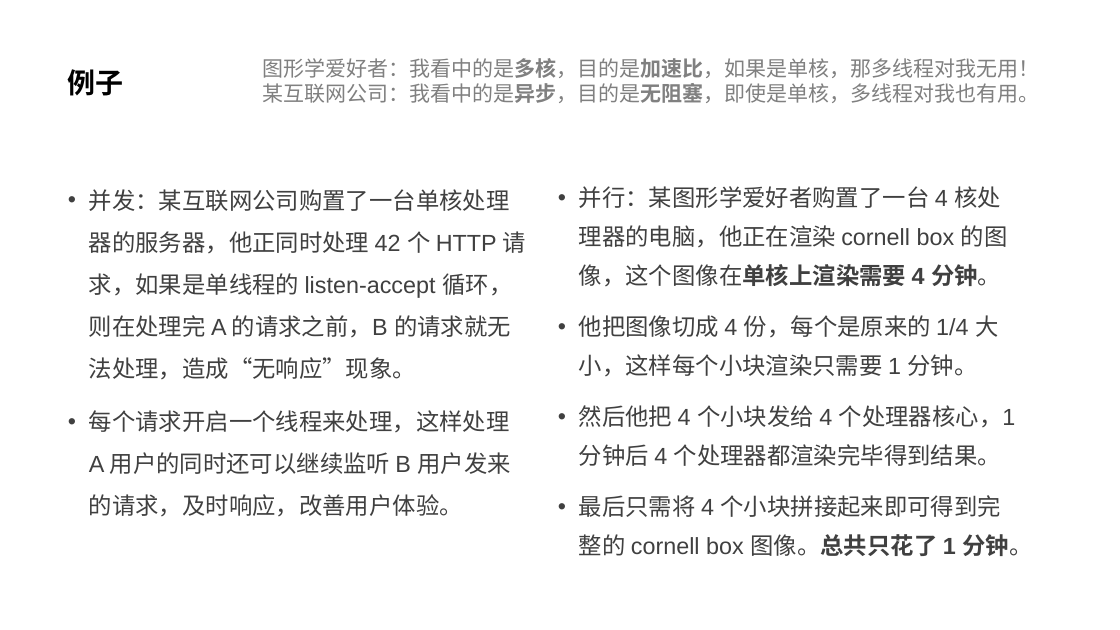
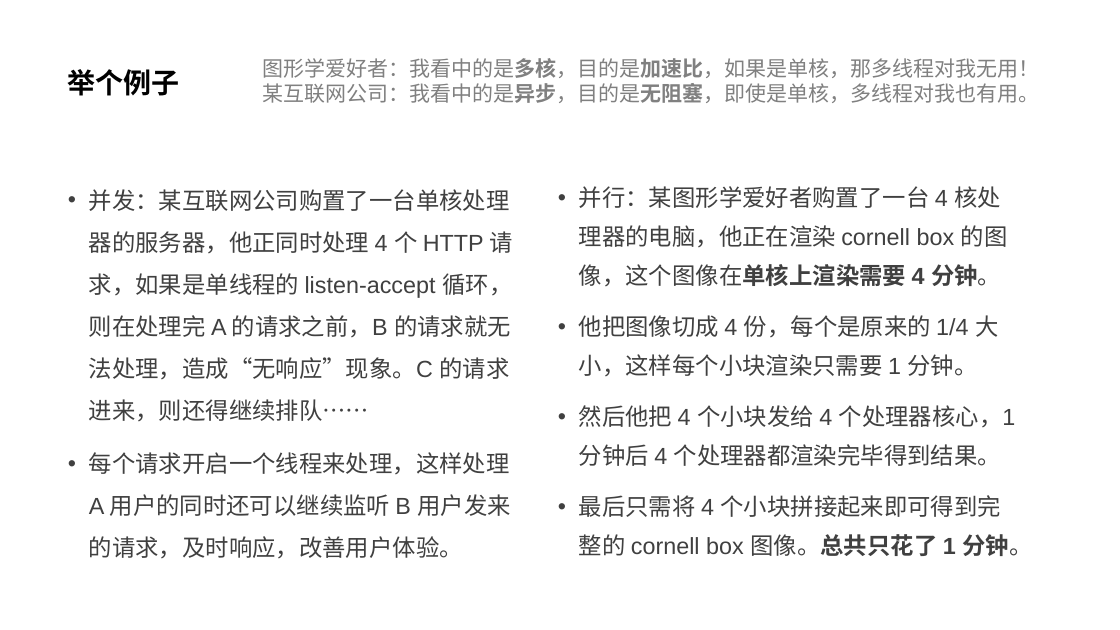
Before and after one commit to parallel101/course, a slide deck: slide 6 of 05/slides.pptx (slide 24 before the commit). Drawn at 1120x630 pixels with LibreOffice and Linux fonts; fonts in the diff are those of the drawing. Boxes give left, top, right and bottom in pixels: in the first picture for what was removed or moved away, otherwise in the second. Text is boxed around its words. In the diff, an @@ line names an element or a change of style, - is before the commit and + after.

```diff
--- a/05/slides.pptx
+++ b/05/slides.pptx
@@ title at [68, 69, 180, 96]: text changed @@
-例子
+举个例子
@@ text at [89, 189, 513, 421]: text changed @@
-• 并发：某互联网公司购置了一台单核处理器的服务器，他正同时处理 42 个 HTTP 请求，如果是单线程的 listen-accept 循环，则在处理完 A 的请求之前，B 的请求就无法处理，造成“无响应”现象。
+• 并发：某互联网公司购置了一台单核处理器的服务器，他正同时处理 4 个 HTTP 请求，如果是单线程的 listen-accept 循环，则在处理完 A 的请求之前，B 的请求就无法处理，造成“无响应”现象。C 的请求进来，则还得继续排队……
```
Also in this commit, not shown: 3 other slides changed, 10 slides added, 22 other files.
